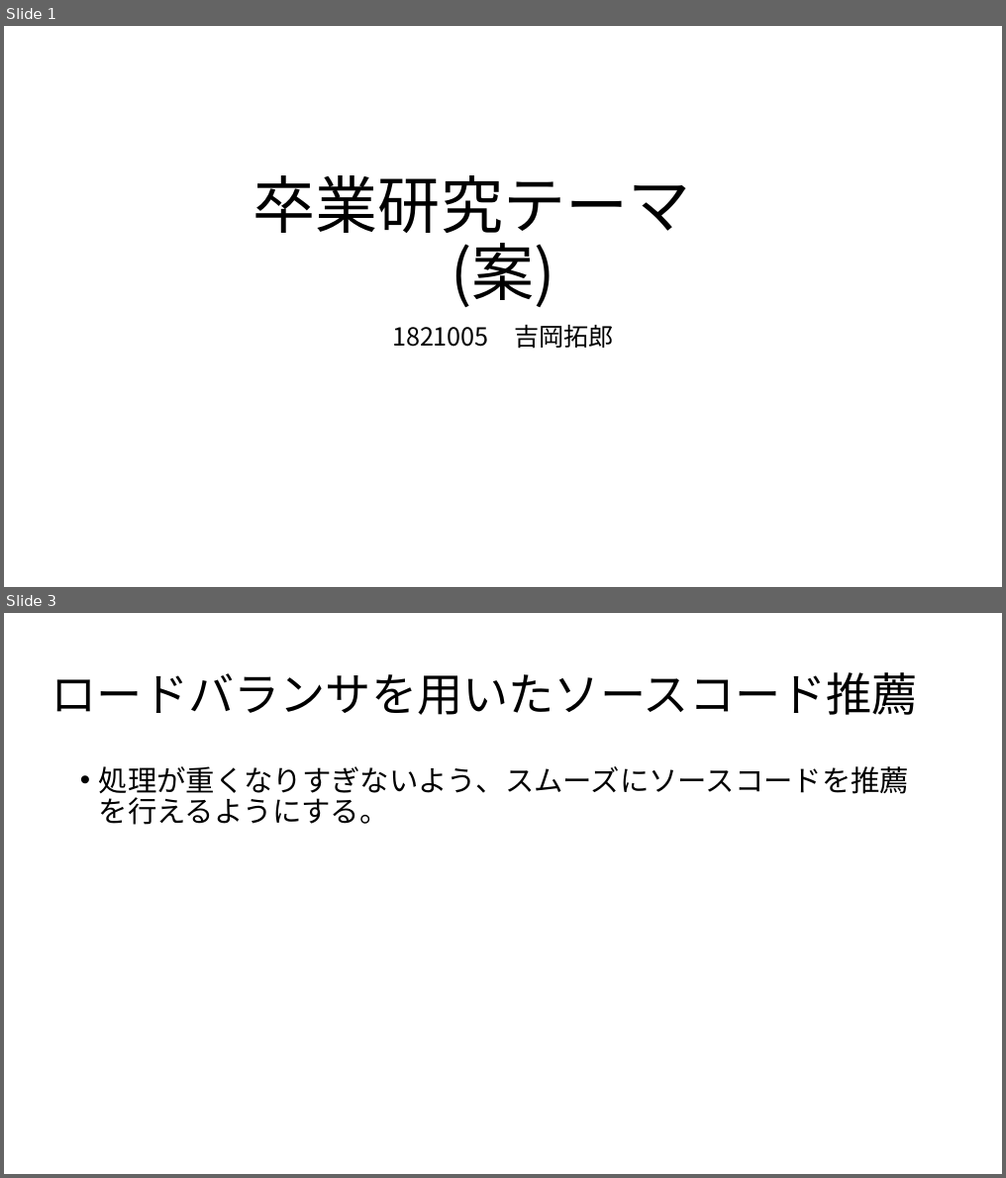
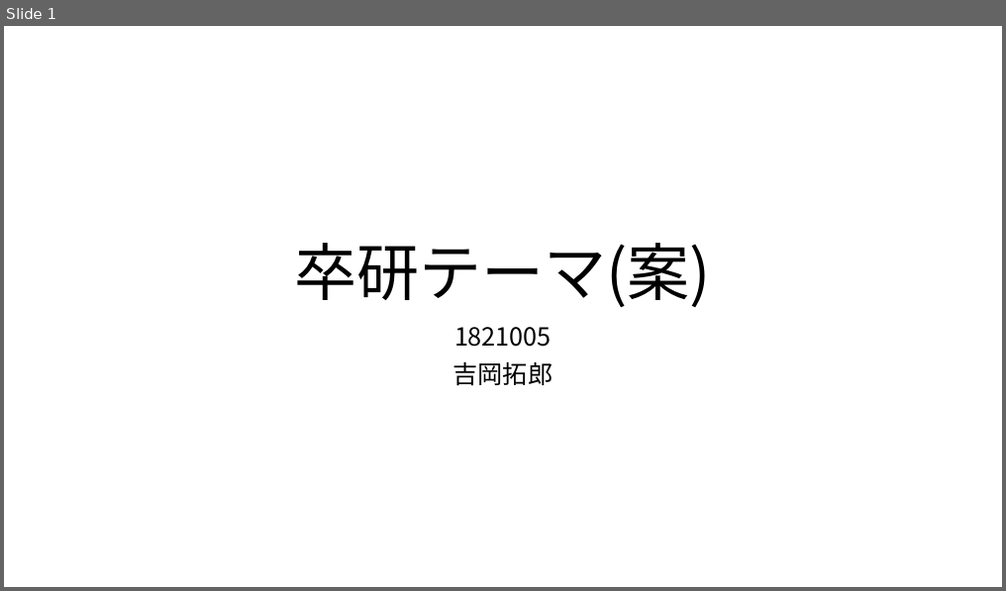
Before and after one commit to kait-takanolab/1821005-yoshioka-thesis, a slide deck: 1821005_yoshioka_sotuken.pptx. Shown one above the other, each under a label of ours: slides 1 and 3 before the commit, slide 1 after it; the slides between them are not shown. The pictures are 1006x1178 and 1006x591 pixels, drawn with LibreOffice and Linux fonts; fonts in the diff are those of the drawing. Boxes give left, top, right and bottom in pixels: in the first picture for what was removed or moved away, otherwise in the second. Text is boxed around its words. In the diff, an @@ line names an element or a change of style, - is before the commit and + after.

```diff
--- a/1821005_yoshioka_sotuken.pptx
+++ b/1821005_yoshioka_sotuken.pptx
@@ slide 3 removed at [4, 613, 1002, 1174], background #FFFFFF @@
@@ title removed at [52, 672, 918, 715] @@
-ロードバランサを用いたソースコード推薦
@@ text removed at [99, 766, 910, 825] @@
-• 処理が重くなりすぎないよう、スムーズにソースコードを推薦を行えるようにする。
@@ slide 1 changed as well @@
@@ title at [295, 243, 712, 307]: text changed @@
-卒業研究テーマ
-(案)
+卒研テーマ(案)
@@ subtitle at [453, 327, 553, 386]: text changed @@
-1821005 吉岡拓郎
+1821005
+吉岡拓郎
```
Also in this commit, not shown: 1 other slide changed, 1 slide added.
